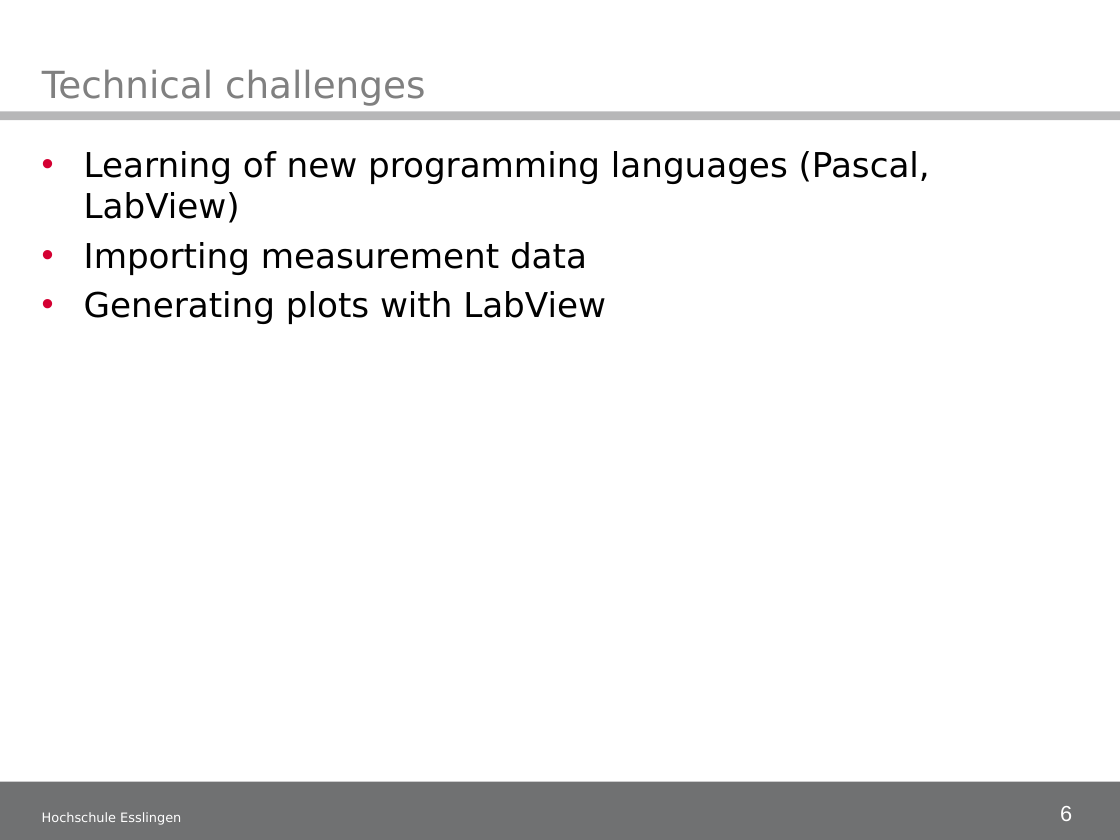
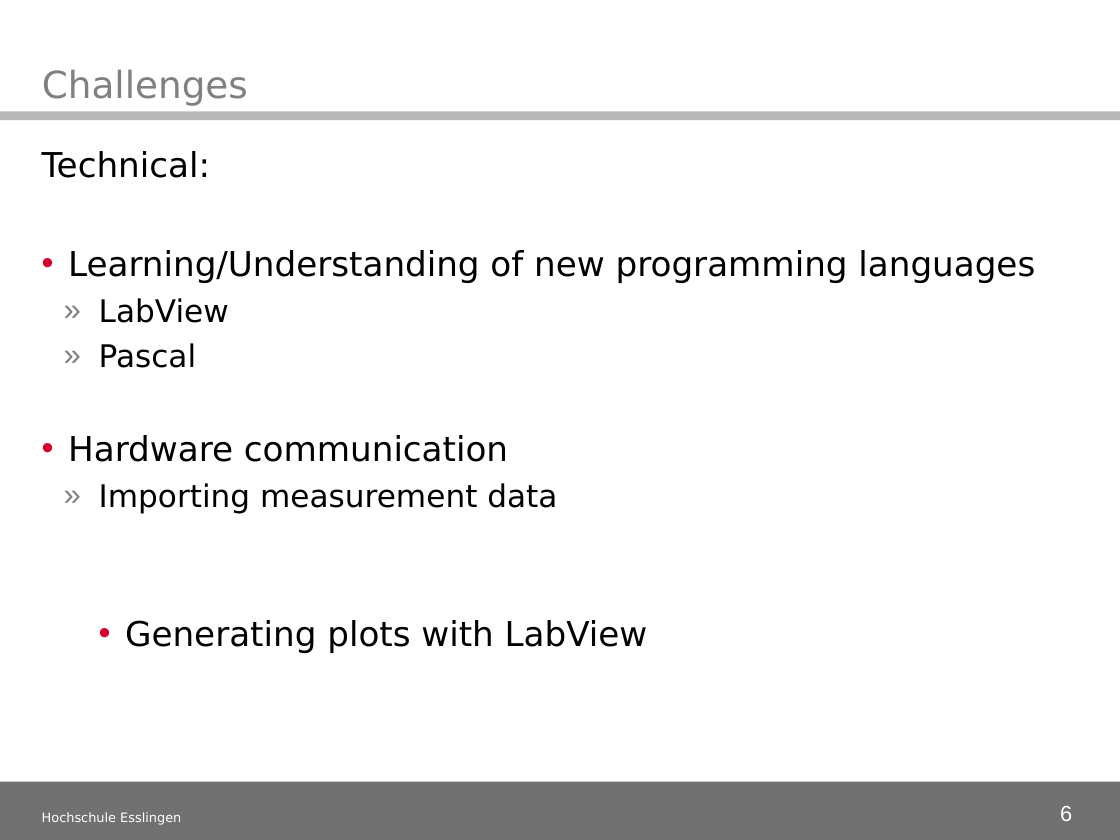
Before and after one commit to illogicdev/magneto, a slide deck: slide 6 of doku/50_Midtermpresentation/Midterm presentation_1.ppt. Drawn at 1120x840 pixels with LibreOffice and Linux fonts; fonts in the diff are those of the drawing; background and template pictures are left out. Boxes give left, top, right and bottom in pixels: in the first picture for what was removed or moved away, otherwise in the second. Text is boxed around its words. In the diff, an @@ line names an element or a change of style, - is before the commit and + after.

```diff
--- a/doku/50_Midtermpresentation/Midterm presentation_1.ppt
+++ b/doku/50_Midtermpresentation/Midterm presentation_1.ppt
@@ title at [42,69,248,105]: text changed @@
-Technical challenges
+Challenges
@@ text at [42,151,1035,462]: text changed @@
-• Learning of new programming languages (Pascal, LabView)
+Technical:
+• Learning/Understanding of new programming languages
+  » LabView
+  » Pascal
+• Hardware communication
@@ text at [99,483,648,653]: size 22 to 20 pt in "Importing measurement data"; bullet • to »; list level 1 to 2 in "Importing measurement data"; bullet colour #D40032 to #808080; indent changed @@
```
Also in this commit, not shown: 1 other slide changed, 1 slide added.
